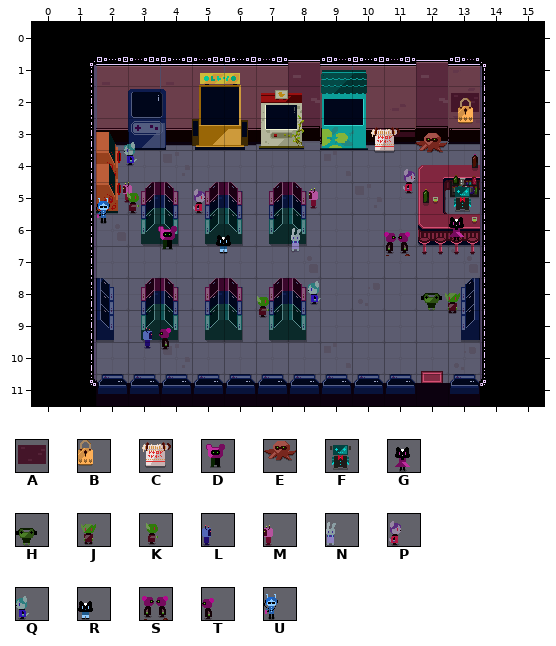
Level history. Tiled map: assets/data/gmtk_arcade.tmx. Above is the file before it was changed.
Cells are 32x32 px. Shown: x 0..15, y 0..11.
Key: from "test": A 17, B 32, C 100, D 117, E 118, F 133, G 150, H 152, J 160, K 163, L 165, M 167, N 176, P 178, Q 180, R 182, S 195, T 198, U 200.
Objects are placed by their top-left corner, in cells (3,4 is the top-left corner of cell 3,4); size is 1x1 cell unless given.
Layers that did not change in this view are not listed.
Objects on layer "objects" before:
A at 13,2.1
B at 13.3,2.4
C at 10.5,3.2
E at 12,3.4
Q at 2.9,3.5
P at 11.6,4.4
M at 2.8,4.7
M at 8.7,4.8
F at 13,5
P at 5,5
K at 2.8,5
U at 2,5.3
G at 12.8,5.9
N at 8.1,6.2
D at 3.8,6.2
R at 5.8,6.2
S at 10.9,6.3
Q at 8.6,7.9
H at 12.2,8
J at 12.8,8.2
K at 6.8,8.3
L at 3.5,9.2
T at 4,9.2
And afterwards:
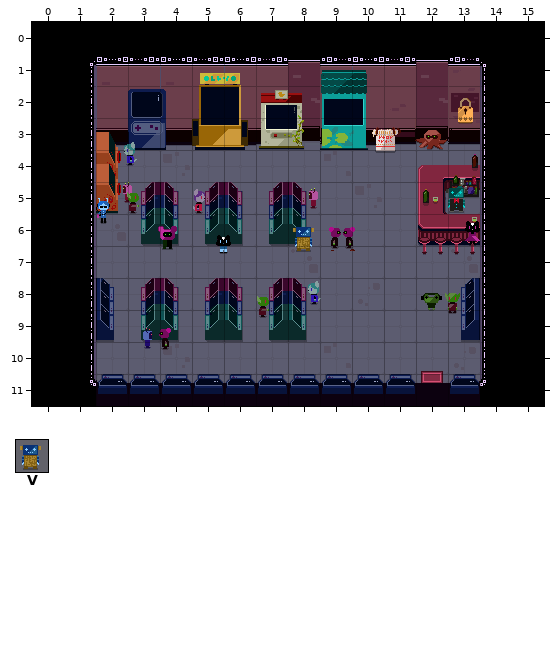
Further tiles: from "test": V 132.
Difference:
Layer "objects":
Object G at 12.8,5.9 becomes G at 13.3,6.
Object S at 10.9,6.3 becomes S at 9.2,6.2.
A new object: V at 8,6.2.
Object P at 11.6,4.4 is removed.
Object N at 8.1,6.2 is removed.
